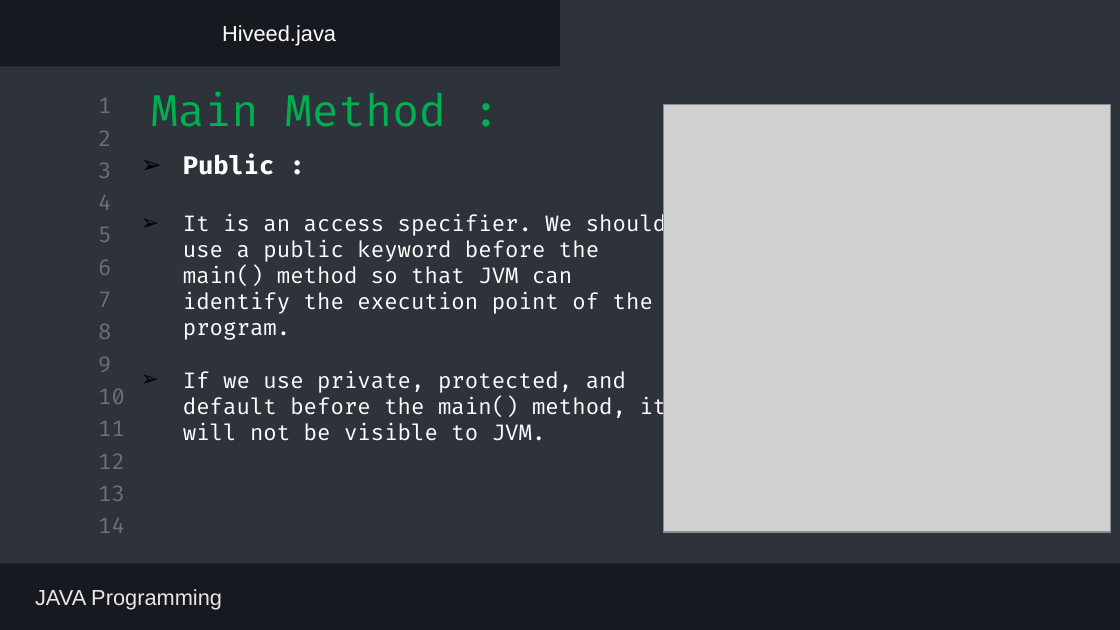
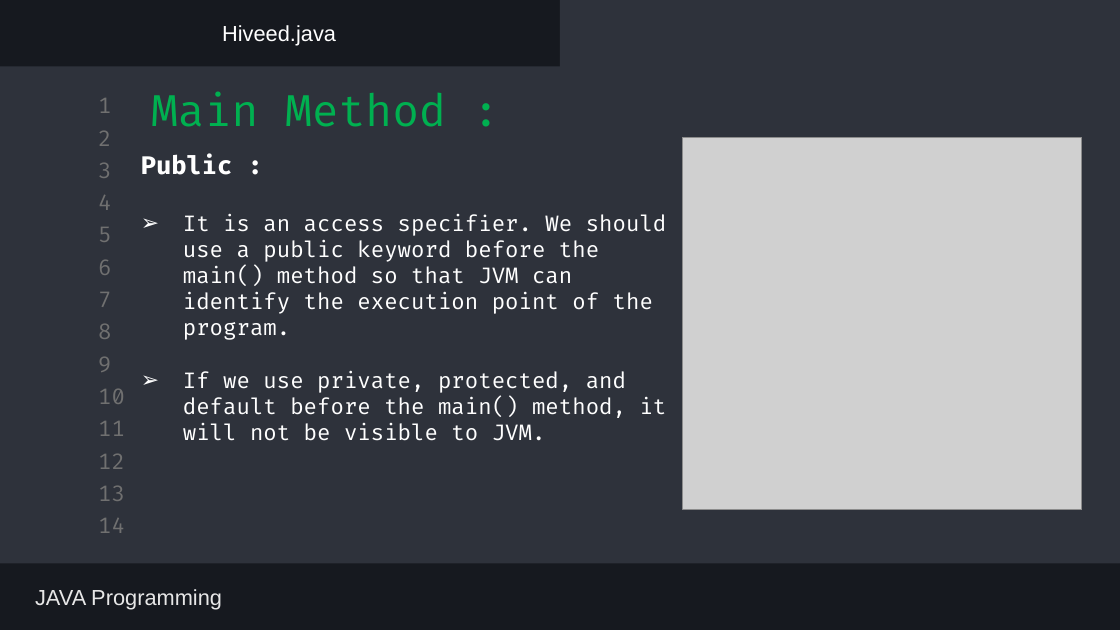
Before and after one commit to The-HiveEd/Notes, a slide deck: slide 6 of JAVA PPT/Day3.pptx. Drawn at 1120x630 pixels with LibreOffice and Linux fonts; fonts in the diff are those of the drawing; grey boxes stand for pictures. Boxes give left, top, right and bottom in pixels: in the first picture for what was removed or moved away, otherwise in the second. Text is boxed around its words. In the diff, an @@ line names an element or a change of style, - is before the commit and + after.

```diff
--- a/JAVA PPT/Day3.pptx
+++ b/JAVA PPT/Day3.pptx
@@ text "Public :" at box(141, 155, 667, 441): bullet ➢ to none; bullet colour #000000 to #FFFFFF @@
@@ picture: place and size @@
-picture at box(664, 104, 1111, 532)
+picture at box(683, 138, 1082, 510)
```
Also in this commit, not shown: 7 other slides changed, 15 other files.
